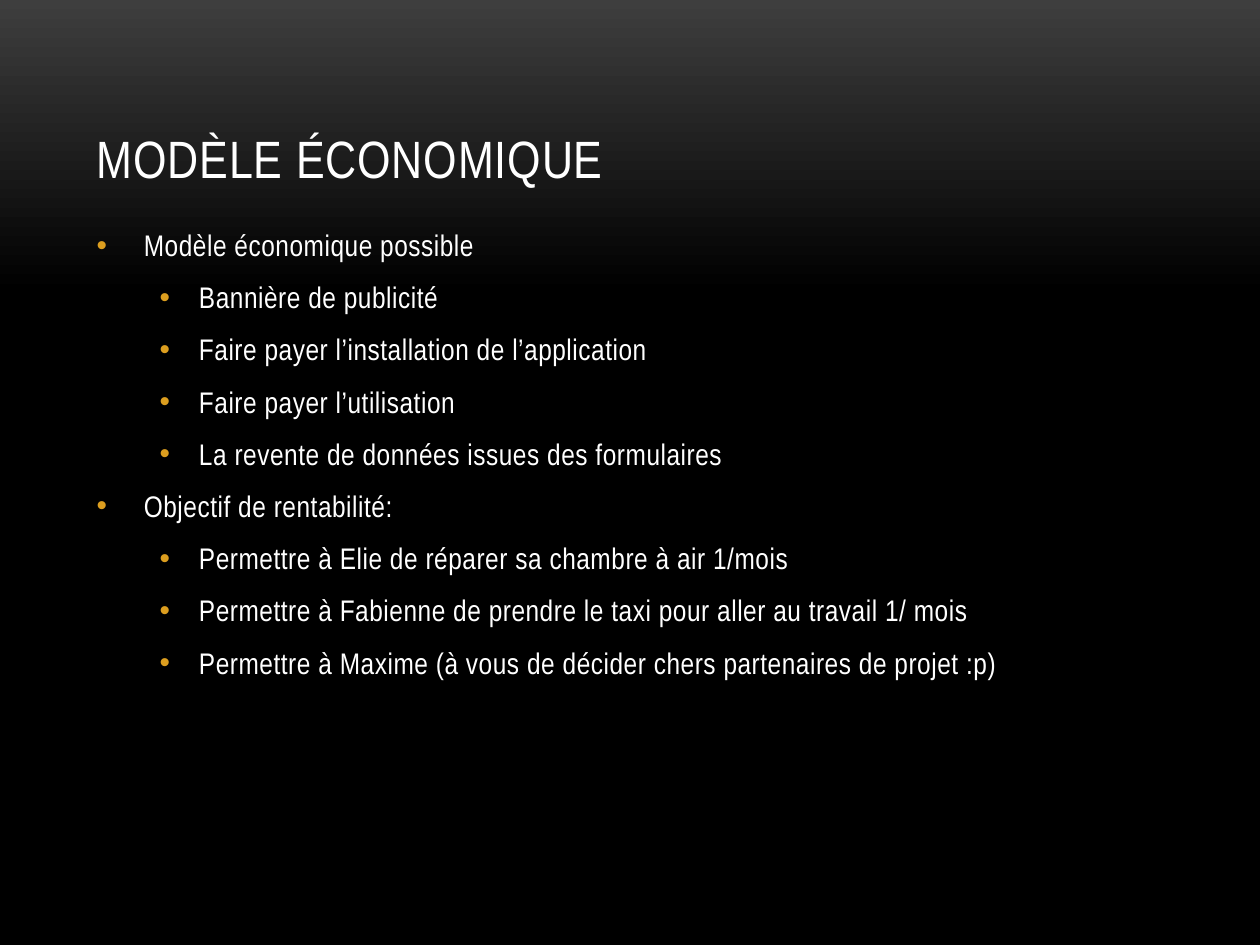
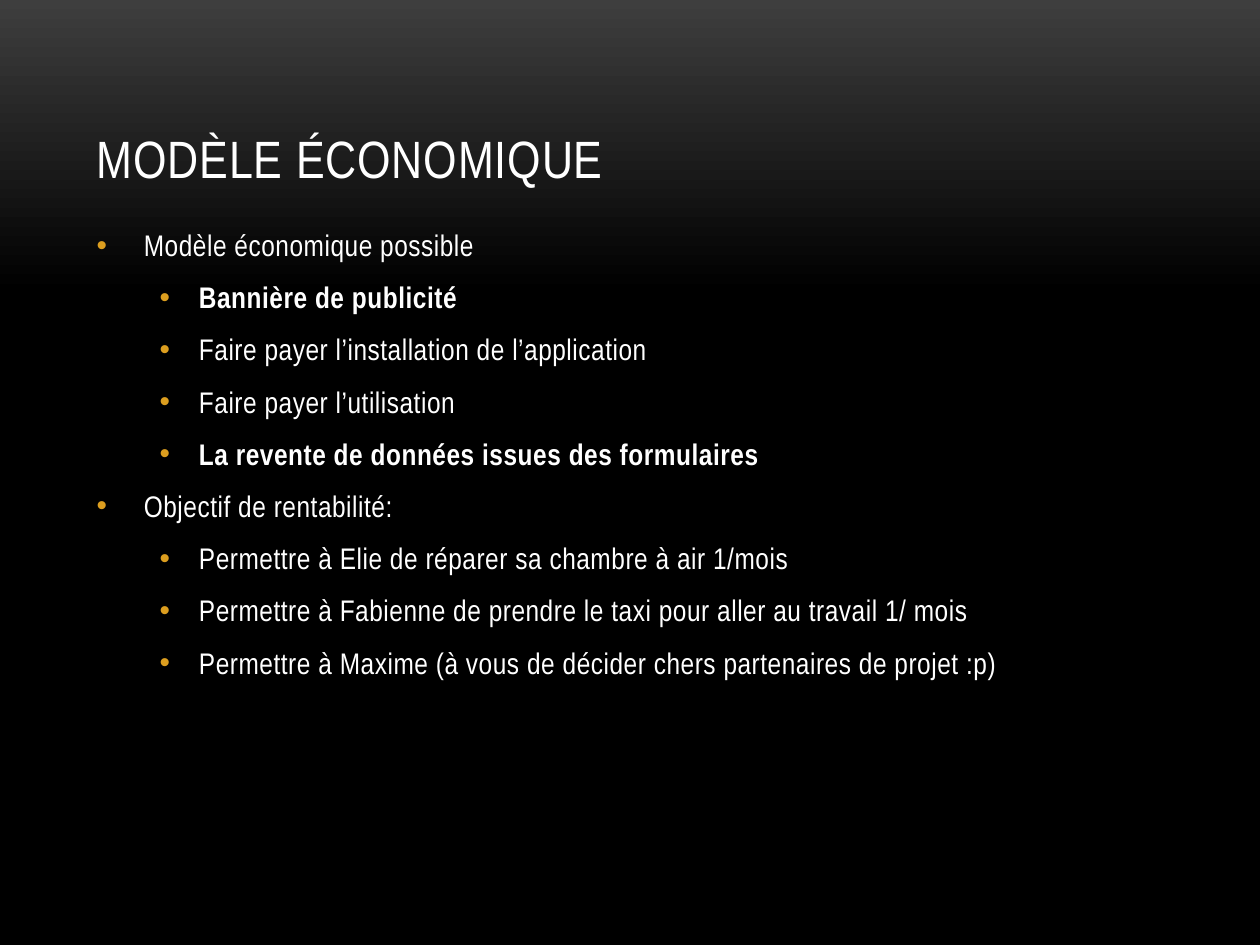
Before and after one commit to Cysios/eze2chooz, a slide deck: slide 16 of Livrables/Présentation Finale.pptx (slide 11 before the commit). Drawn at 1260x945 pixels with LibreOffice and Linux fonts; fonts in the diff are those of the drawing; background and template pictures are left out. Boxes give left, top, right and bottom in pixels: in the first picture for what was removed or moved away, otherwise in the second. Text is boxed around its words. In the diff, an @@ line names an element or a change of style, - is before the commit and + after.

Commit message:
Edit of presentation

```diff
--- a/Livrables/Présentation Finale.pptx
+++ b/Livrables/Présentation Finale.pptx
@@ text at (199,286,758,466): bold on in "Bannière de publicité", "La revente de données issues des formulaires" @@
```
Also in this commit, not shown: 1 other slide changed, 5 slides added.
